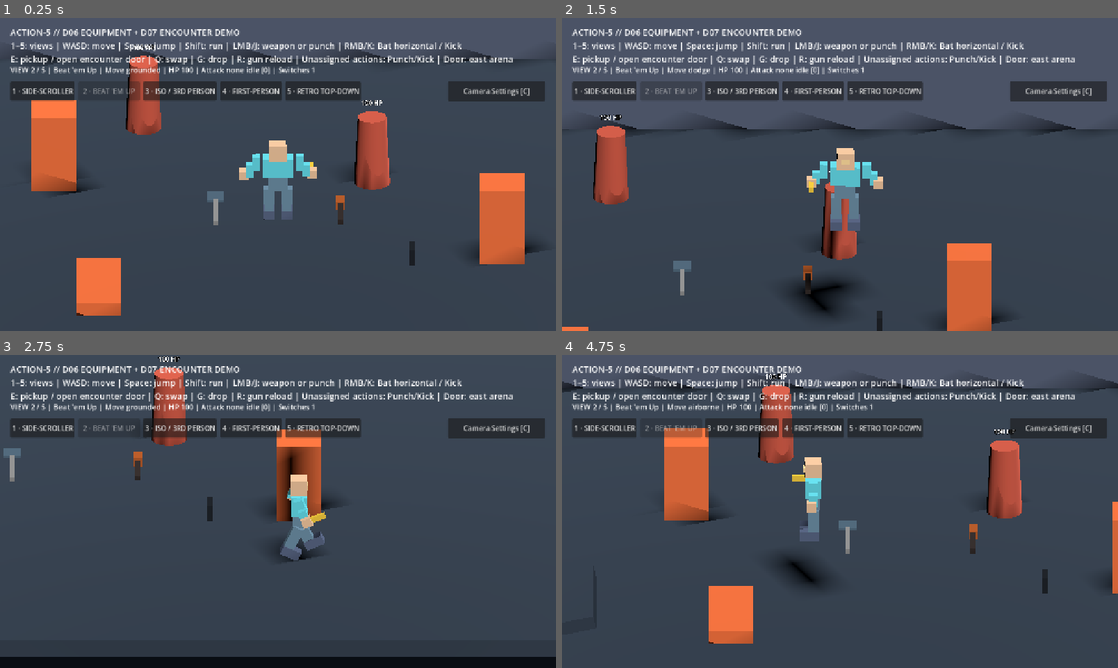
Above: before the commit, frames 1-4 (two rows, left to right).
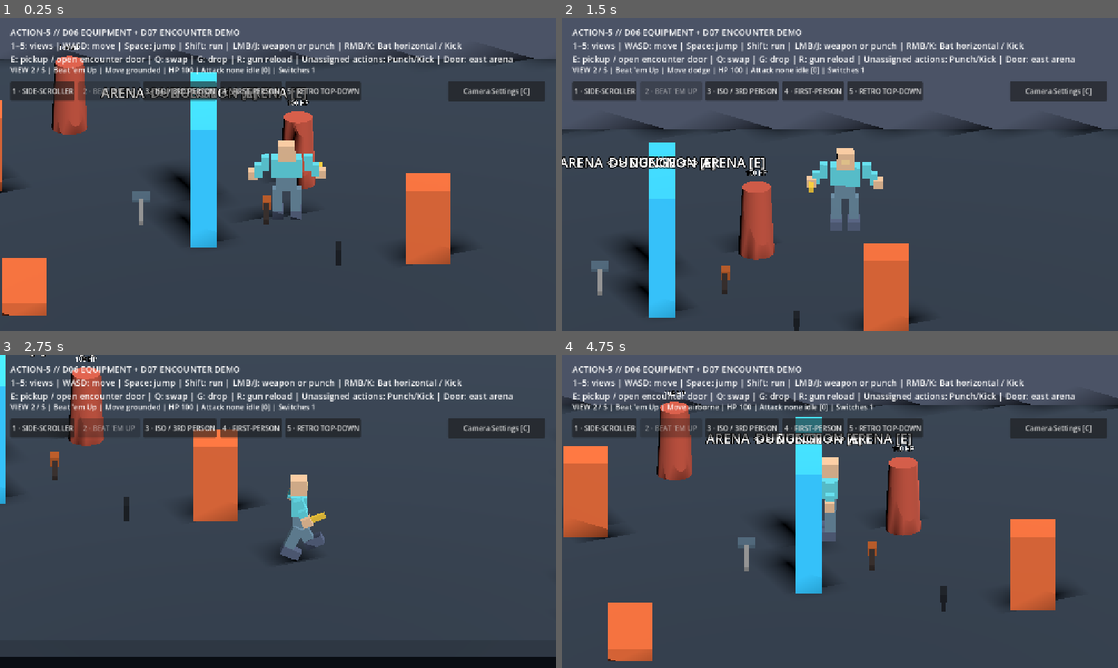
Above: after the commit, the same moments.

Repository: bravado/ACTION-5
Game: Godot game, scene res://demo/main.tscn
Same seed, same stepped clock (60 frames per second), same inputs: the game is played once before the commit and once after it.
Inputs (mouse positions are in pixels of both pictures, inside the frame that each line leads up to):
- Up to frame 1 (0.25 s): no input
- Up to frame 2 (1.5 s): tap Enter at 0.5 s; move the mouse to (962, 158) at 0.52 s; hold D (move_right) 0.53-1.28 s; tap Ctrl (actor_crouch) at 0.6 s; click (962, 158) at 0.67 s; tap Space (actor_jump) at 0.77 s; move the mouse to (728, 190) at 1.27 s; hold S (move_down) from 1.28 s (still down); tap Alt (actor_dodge) at 1.35 s
- Up to frame 3 (2.75 s): tap Space (actor_jump) at 1.52 s; move the mouse to (333, 442) at 2.02 s; release S (move_down) at 2.03 s; hold D (move_right) from 2.03 s (still down); tap K (actor_kick) at 2.1 s
- Up to frame 4 (4.75 s): move the mouse to (812, 574) at 2.77 s; release D (move_right) at 2.78 s; hold W (move_up) 2.78-3.53 s; tap J (actor_punch) at 2.85 s; click (812, 574) at 2.92 s; tap Space (actor_jump) at 3.02, 3.77, 4.52 s; move the mouse to (1006, 558) at 3.52 s; hold Shift (actor_run) 3.53-4.28 s; hold A (move_left) from 3.53 s (still down); move the mouse to (673, 464) at 4.27 s; tap X (actor_slide) at 4.35 s

The runs differ from the first frame. In frame 1, 22% of the frame differs, in the area x 0-97%, y 8-96%; in frame 2, 15%; in frame 3, 8.1%; in frame 4, 23%, in the area x 0-100%, y 6-98%.

Commit message:
feat(d08): join arena/dungeon floors at shared east doorway and render one two-sided physical gate

Diff:
--- a/demo/main.tscn
+++ b/demo/main.tscn
@@ -14,7 +14,7 @@
 
 [ext_resource type="PackedScene" path="res://demo/equipment/gun.tscn" id="12_gun"]
 [ext_resource type="Script" path="res://addons/action5/equipment/weapon_command_input_adapter.gd" id="13_weapon_command"]
-[ext_resource type="Script" path="res://demo/interactions/world_portal_door.gd" id="14_door"]
+[ext_resource type="Script" path="res://demo/interactions/world_door.gd" id="14_door"]
 [ext_resource type="PackedScene" path="res://demo/world/encounter_sector.tscn" id="15_encounter"]
 [ext_resource type="Script" path="res://demo/interactions/interact_input.gd" id="16_interaction"]
 [ext_resource type="PackedScene" path="res://demo/ui/death_overlay.tscn" id="17_death"]
@@ -74,10 +74,28 @@
 size = Vector3(1.0, 0.3, 2.5)
 
 [sub_resource type="BoxShape3D" id="DoorShape"]
-size = Vector3(0.24, 2.45, 2.1)
+size = Vector3(0.25, 2.45, 2.5)
 
 [sub_resource type="BoxMesh" id="DoorMesh"]
-size = Vector3(0.24, 2.45, 2.1)
+size = Vector3(0.25, 2.45, 2.5)
+
+[sub_resource type="BoxMesh" id="DoorPostMesh"]
+size = Vector3(0.6, 2.9, 0.34)
+
+[sub_resource type="BoxMesh" id="DoorLintelMesh"]
+size = Vector3(0.6, 0.40, 3.05)
+
+[sub_resource type="BoxMesh" id="EastWallUpperMesh"]
+size = Vector3(0.6, 3.0, 3.75)
+
+[sub_resource type="BoxShape3D" id="EastWallUpperShape"]
+size = Vector3(0.6, 3.0, 3.75)
+
+[sub_resource type="BoxMesh" id="EastWallLowerMesh"]
+size = Vector3(0.6, 3.0, 11.75)
+
+[sub_resource type="BoxShape3D" id="EastWallLowerShape"]
+size = Vector3(0.6, 3.0, 11.75)
 
 [sub_resource type="StandardMaterial3D" id="DoorMaterial"]
 albedo_color = Color(0.18, 0.53, 0.67, 1.0)
@@ -128,15 +146,29 @@
 [node name="CollisionShape3D" type="CollisionShape3D" parent="WestWall"]
 shape = SubResource("BoxShape3D_wallZ")
 
-[node name="EastWall" type="StaticBody3D" parent="."]
-position = Vector3(14, 1.5, 0)
-
-[node name="MeshInstance3D" type="MeshInstance3D" parent="EastWall"]
-mesh = SubResource("BoxMesh_wallZ")
+[node name="EastWall" type="Node3D" parent="."]
+
+# Shared east wall, split around a real 2.5m opening centered at Z=-4.
+# The dungeon's western floor edge touches the arena at world X=14.
+[node name="Upper" type="StaticBody3D" parent="EastWall"]
+position = Vector3(14, 1.5, -7.125)
+
+[node name="MeshInstance3D" type="MeshInstance3D" parent="EastWall/Upper"]
+mesh = SubResource("EastWallUpperMesh")
 surface_material_override/0 = SubResource("Material_wall")
 
-[node name="CollisionShape3D" type="CollisionShape3D" parent="EastWall"]
-shape = SubResource("BoxShape3D_wallZ")
+[node name="CollisionShape3D" type="CollisionShape3D" parent="EastWall/Upper"]
+shape = SubResource("EastWallUpperShape")
+
+[node name="Lower" type="StaticBody3D" parent="EastWall"]
+position = Vector3(14, 1.5, 3.125)
+
+[node name="MeshInstance3D" type="MeshInstance3D" parent="EastWall/Lower"]
+mesh = SubResource("EastWallLowerMesh")
+surface_material_override/0 = SubResource("Material_wall")
+
+[node name="CollisionShape3D" type="CollisionShape3D" parent="EastWall/Lower"]
+shape = SubResource("EastWallLowerShape")
 
 [node name="PillarA" type="StaticBody3D" parent="."]
 position = Vector3(-5, 0.9, -2)
@@ -198,10 +230,11 @@
 position = Vector3(-3.0, 0.0, -5.0)
 
 [node name="EncounterDoor" type="Node3D" parent="." groups=["action5_interactable"]]
-position = Vector3(12.4, 0, -4)
+# One physical, two-sided gate for the arena AND dungeon.
+position = Vector3(14, 0, -4)
 script = ExtResource("14_door")
-destination_sector = "encounter"
 keep_visual_when_open = true
+barrier_visual_path = NodePath("BarrierMesh")
 
 [node name="Body" type="StaticBody3D" parent="EncounterDoor"]
 
@@ -214,27 +247,53 @@
 start_position = Vector3(-1.0, 0, 0)
 end_position = Vector3(1.0, 0, 0)
 
-[node name="DoorMesh" type="MeshInstance3D" parent="EncounterDoor"]
+[node name="DoorMesh" type="Node3D" parent="EncounterDoor"]
+
+[node name="PostNorth" type="MeshInstance3D" parent="EncounterDoor/DoorMesh"]
+position = Vector3(0, 1.45, -1.40)
+mesh = SubResource("DoorPostMesh")
+surface_material_override/0 = SubResource("DoorMaterial")
+
+[node name="PostSouth" type="MeshInstance3D" parent="EncounterDoor/DoorMesh"]
+position = Vector3(0, 1.45, 1.40)
+mesh = SubResource("DoorPostMesh")
+surface_material_override/0 = SubResource("DoorMaterial")
+
+[node name="Lintel" type="MeshInstance3D" parent="EncounterDoor/DoorMesh"]
+position = Vector3(0, 2.70, 0)
+mesh = SubResource("DoorLintelMesh")
+surface_material_override/0 = SubResource("DoorMaterial")
+
+[node name="BarrierMesh" type="MeshInstance3D" parent="EncounterDoor"]
 position = Vector3(0, 1.225, 0)
 mesh = SubResource("DoorMesh")
 surface_material_override/0 = SubResource("DoorMaterial")
 
 [node name="DoorLabel" type="Label3D" parent="EncounterDoor"]
-position = Vector3(-0.28, 2.75, 0)
-text = "DUNGEON  [E]"
-font_size = 44
+position = Vector3(-0.55, 3.10, 0)
+text = "ARENA <-> DUNGEON [E]"
+font_size = 42
 pixel_size = 0.007
 billboard = 1
 no_depth_test = true
 
+[node name="ReturnLabel" type="Label3D" parent="EncounterDoor"]
+position = Vector3(0.55, 3.10, 0)
+text = "DUNGEON <-> ARENA [E]"
+font_size = 42
+pixel_size = 0.007
+billboard = 1
+no_depth_test = true
+
 [node name="EncounterSector" parent="." instance=ExtResource("15_encounter")]
-position = Vector3(36.0, 0, 0)
+# Dungeon west edge (26-12=14) joins the arena's east edge (+14).
+position = Vector3(26.0, 0, 0)
 
 [node name="ArenaSpawn" type="Marker3D" parent="."]
-position = Vector3(10.0, 0.15, -4.0)
+position = Vector3(11.7, 0.15, -4.0)
 
 [node name="EncounterSpawn" type="Marker3D" parent="."]
-position = Vector3(40.5, 0.15, 0.0)
+position = Vector3(16.3, 0.15, -4.0)
 
 [node name="WorldSession" type="Node" parent="."]
 script = ExtResource("18_session")
Not shown: 1 places in demo/main.tscn that only renumber resources
